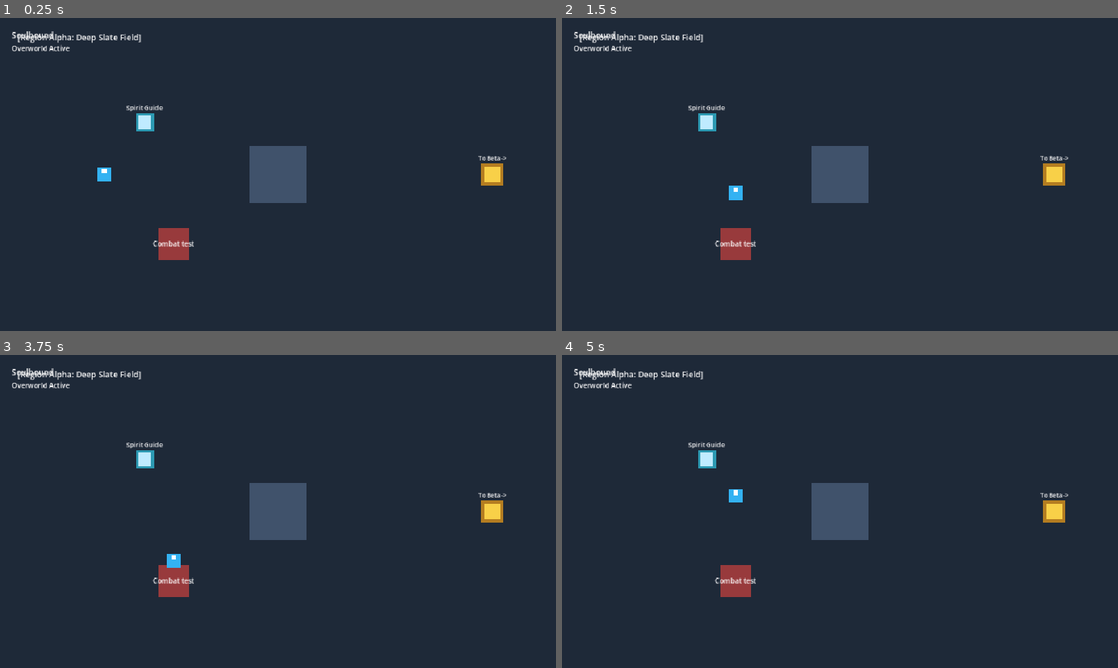
Above: before the commit, frames 1-4 (two rows, left to right).
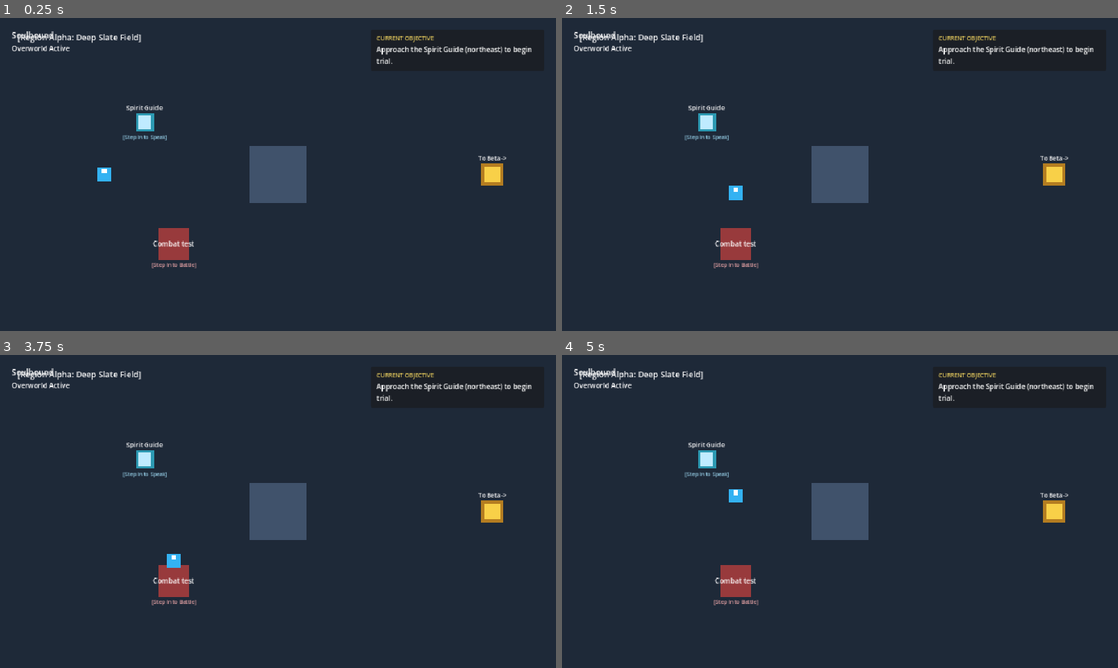
Above: after the commit, the same moments.

Repository: 5gcrg/Soulbound-Overworld
Game: Godot game, scene res://scenes/main/game_root.tscn
Two runs of this game, one before a commit and one after it. Both use one fixed random seed, a clock stepped at 60 frames per second and the inputs below.
Inputs:
- Up to frame 1 (0.25 s): no input
- Up to frame 2 (1.5 s): tap Enter at 0.5 s; hold Right (move_right) 0.53-1.28 s; hold Down (move_down) from 1.28 s (still down)
- Up to frame 3 (3.75 s): release Down (move_down) at 2.03 s; hold Right (move_right) 2.03-2.75 s; click "Attack" at 2.75 s; click "Continue" at 3.5 s
- Up to frame 4 (5 s): tap Space at 4.25 s; hold Up (move_up) from 4.28 s (still down)

The runs differ from the first frame. In frame 1, 0.6% of the frame differs, in the area x 22-96%, y 5-80%; in frame 2, 0.6%; in frame 3, 0.6%; in frame 4, 0.6%.

Commit message:
Add M2 UX objective tracker, interaction prompts, and audio specs [REVIEW_PENDING_CODEX]

Diff:
--- a/scenes/main/game_root.gd
+++ b/scenes/main/game_root.gd
@@ -22,6 +22,7 @@
 @onready var world_router: WorldRouter = $WorldRouter
 @onready var status_label: Label = $UIOverlay/VBoxContainer/StatusLabel
 @onready var title_label: Label = $UIOverlay/VBoxContainer/TitleLabel
+@onready var objective_label: Label = $UIOverlay/ObjectivePanel/Margin/VBox/ObjectiveLabel
 @onready var _battle_layer: CanvasLayer = $BattleLayer
 @onready var _dialog_layer: CanvasLayer = $DialogLayer
 
@@ -55,6 +56,7 @@
 	var err: Error = slice_progress.configure(profile_store, slot)
 	if err != OK:
 		push_warning("Failed to configure SliceProgress: %s" % error_string(err))
+	_update_objective()
 
 func _on_region_transition_completed(region_id: String, spawn_id: String) -> void:
 	_bind_region_fixtures()
@@ -145,8 +147,10 @@
 
 	if won and slice_progress != null and slice_progress.stage == SliceProgress.Stage.BATTLE:
 		var err: Error = slice_progress.record_victory()
-		if err == OK and status_label != null:
-			status_label.text = "Victory! Return to Spirit Guide to turn in quest"
+		if err == OK:
+			if status_label != null:
+				status_label.text = "Victory! Return to Spirit Guide to turn in quest"
+			_update_objective()
 
 # ==============================================================================
 # Quest Guide NPC Binding & Handling
@@ -225,12 +229,33 @@
 func _on_quest_accepted() -> void:
 	if status_label != null:
 		status_label.text = "Quest Accepted: Complete Practice Task"
+	_update_objective()
 
 func _on_practice_completed(_choice: String, is_correct: bool) -> void:
 	if status_label != null:
 		var tag: String = "Passed" if is_correct else "Completed (Review)"
 		status_label.text = "Practice %s: Proceed to Combat Field" % tag
+	_update_objective()
 
 func _on_quest_turned_in() -> void:
 	if status_label != null:
 		status_label.text = "Vertical Slice Complete: Record Saved!"
+	_update_objective()
+
+func _update_objective() -> void:
+	if objective_label == null:
+		return
+	if slice_progress == null or not slice_progress.ready:
+		objective_label.text = "Initializing spirit resonance..."
+		return
+	match slice_progress.stage:
+		SliceProgress.Stage.OFFERED:
+			objective_label.text = "Approach the Spirit Guide (northeast) to begin trial."
+		SliceProgress.Stage.PRACTICE:
+			objective_label.text = "Complete the resonant practice evaluation with the Spirit Guide."
+		SliceProgress.Stage.BATTLE:
+			objective_label.text = "Confront and defeat the Corrupted Sentinel in south field."
+		SliceProgress.Stage.TURN_IN:
+			objective_label.text = "Return to the Spirit Guide to turn in your quest."
+		SliceProgress.Stage.COMPLETE:
+			objective_label.text = "Vertical slice trial complete. Profile safely archived."
--- a/scenes/main/game_root.tscn
+++ b/scenes/main/game_root.tscn
@@ -40,6 +40,36 @@
 theme_override_font_sizes/font_size = 12
 text = ""
 
+[node name="ObjectivePanel" type="PanelContainer" parent="UIOverlay"]
+offset_left = 640.0
+offset_top = 20.0
+offset_right = 940.0
+offset_bottom = 85.0
+mouse_filter = 2
+
+[node name="Margin" type="MarginContainer" parent="UIOverlay/ObjectivePanel"]
+layout_mode = 2
+theme_override_constants/margin_left = 10
+theme_override_constants/margin_top = 8
+theme_override_constants/margin_right = 10
+theme_override_constants/margin_bottom = 8
+
+[node name="VBox" type="VBoxContainer" parent="UIOverlay/ObjectivePanel/Margin"]
+layout_mode = 2
+theme_override_constants/separation = 4
+
+[node name="Header" type="Label" parent="UIOverlay/ObjectivePanel/Margin/VBox"]
+layout_mode = 2
+theme_override_colors/font_color = Color(0.85, 0.75, 0.35, 1)
+theme_override_font_sizes/font_size = 10
+text = "CURRENT OBJECTIVE"
+
+[node name="ObjectiveLabel" type="Label" parent="UIOverlay/ObjectivePanel/Margin/VBox"]
+layout_mode = 2
+theme_override_font_sizes/font_size = 12
+text = "Approach the Spirit Guide (northeast) to begin trial."
+autowrap_mode = 3
+
 [node name="BattleLayer" type="CanvasLayer" parent="."]
 layer = 2
 
--- a/scenes/world/test_region_alpha.tscn
+++ b/scenes/world/test_region_alpha.tscn
@@ -128,6 +128,17 @@
 horizontal_alignment = 1
 vertical_alignment = 1
 
+[node name="Prompt" type="Label" parent="CombatEncounter"]
+offset_left = -50.0
+offset_top = 28.0
+offset_right = 50.0
+offset_bottom = 44.0
+theme_override_colors/font_color = Color(1, 0.7, 0.7, 0.85)
+theme_override_font_sizes/font_size = 9
+text = "[Step In to Battle]"
+horizontal_alignment = 1
+vertical_alignment = 1
+
 [node name="QuestNpc" type="Area2D" parent="."]
 position = Vector2(250, 180)
 collision_layer = 0
@@ -160,3 +171,14 @@
 text = "Spirit Guide"
 horizontal_alignment = 1
 vertical_alignment = 1
+
+[node name="Prompt" type="Label" parent="QuestNpc"]
+offset_left = -60.0
+offset_top = 18.0
+offset_right = 60.0
+offset_bottom = 34.0
+theme_override_colors/font_color = Color(0.65, 0.9, 1, 0.85)
+theme_override_font_sizes/font_size = 9
+text = "[Step In to Speak]"
+horizontal_alignment = 1
+vertical_alignment = 1
Not shown, changed: docs/asset-register.md
Not shown, added: docs/audio-spec.md
